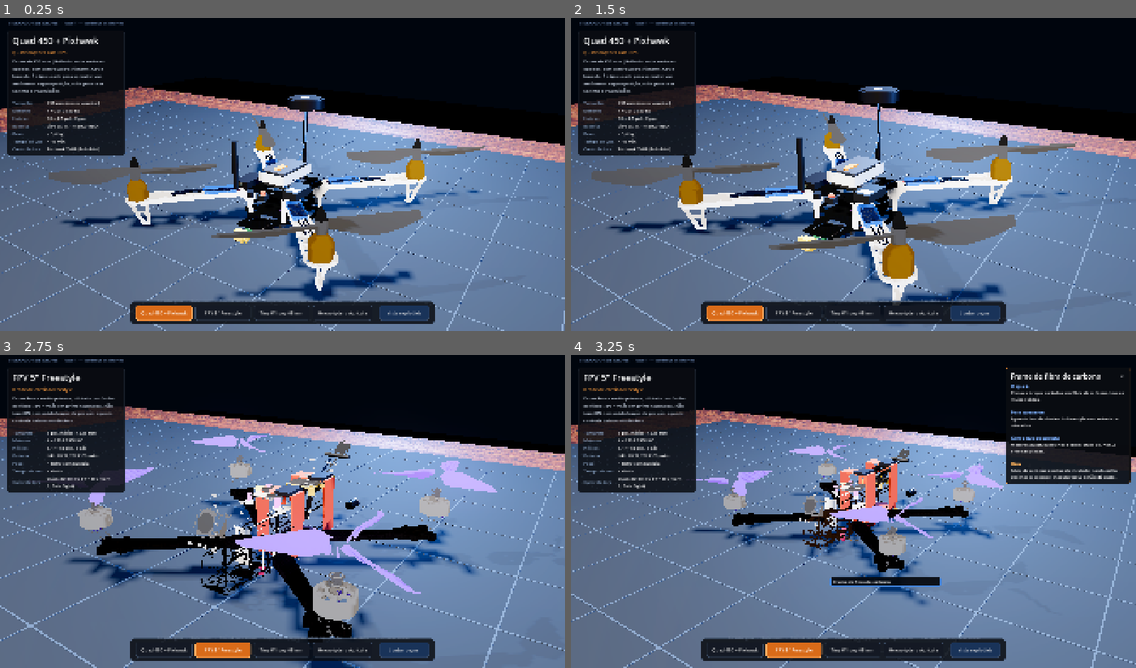
Above: before the commit, frames 1-4 (two rows, left to right).
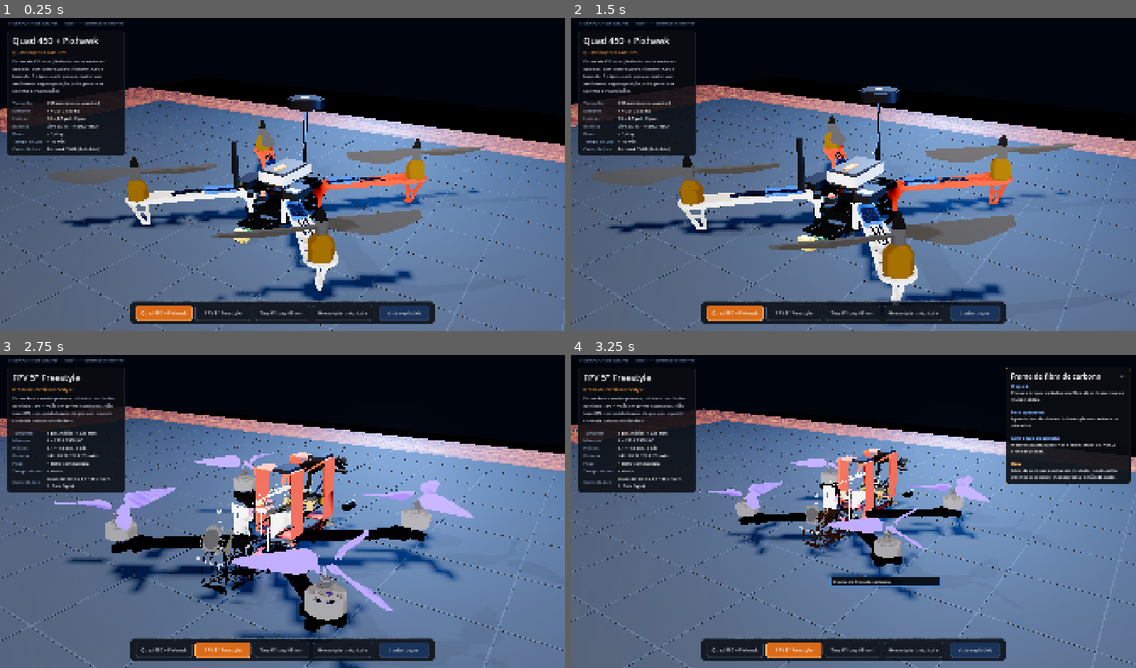
Above: after the commit, the same moments.

Repository: LeoOliveiraDev02/Simulador-Drone
Game: Godot game, scene res://cenas/bancada.tscn
The game is run twice, just before and just after one commit, with the same random seed, the same clock (stepped at 60 frames per second) and the same inputs.
Inputs (mouse positions are in pixels of both pictures, inside the frame that each line leads up to):
- Up to frame 1 (0.25 s): no input
- Up to frame 2 (1.5 s): tap Enter at 0.5 s; move the mouse to (977, 155) at 0.52 s; hold Right 0.53-1.28 s; tap E at 0.6, 1.35 s; click (977, 155) at 0.67 s; move the mouse to (740, 187) at 1.27 s; hold Left from 1.28 s (still down)
- Up to frame 3 (2.75 s): move the mouse to (339, 439) at 2.02 s; release Left at 2.03 s; hold Right from 2.03 s (still down); tap E at 2.1 s
- Up to frame 4 (3.25 s): keep holding Right; move the mouse to (825, 574) at 2.77 s; tap E at 2.85 s; click (825, 574) at 2.92 s

The runs differ from the first frame. In frame 1, 2.8% of the frame differs, in the area x 0-100%, y 26-100%; in frame 2, 3.6%; in frame 3, 17%, in the area x 0-100%, y 20-100%; in frame 4, 9.5%.

Commit message:
Fase 1: corrige whoop/hexa, braços da frente, explosão, ONDE-PARAMOS e rodar.bat
Co-Authored-By: Claude Opus 5.5 <noreply@anthropic.com>
Claude-Session: https://claude.ai/code/session_01KXSidqMD4rwD35Vf3VLrKP

Diff:
--- a/fase1/scripts/bancada.gd
+++ b/fase1/scripts/bancada.gd
@@ -190,11 +190,11 @@
 	kit.caixa(b, Vector3(L, esp, P), madeira, Vector3(0, ALTURA_BANCADA - esp / 2, 0))
 	# tapete de borracha escuro com marcações (onde o drone fica)
 	var tapete := StandardMaterial3D.new()
-	tapete.albedo_color = Color(0.045, 0.05, 0.055)
+	tapete.albedo_color = Color(0.022, 0.025, 0.028)
 	tapete.roughness = 0.85
 	kit.caixa(b, Vector3(1.9, 0.003, 1.15), tapete, Vector3(0, ALTURA_BANCADA + 0.0015, 0.0))
 	var linha := StandardMaterial3D.new()
-	linha.albedo_color = Color(0.16, 0.2, 0.26)
+	linha.albedo_color = Color(0.075, 0.09, 0.11)
 	linha.roughness = 0.8
 	for i in range(-9, 10):
 		kit.caixa(b, Vector3(0.0015, 0.0005, 1.12), linha, Vector3(i * 0.1, ALTURA_BANCADA + 0.0032, 0))
--- a/fase1/scripts/drones.gd
+++ b/fase1/scripts/drones.gd
@@ -81,7 +81,10 @@
 		var novo: Material = null
 		match chave:
 			"frame_carbono", "braco":
-				if id == "fpv5" or (id == "hexa_agro" and lum < 0.2):
+				if id == "quad450" and chave == "braco":
+					var frente := String(mi.name).begins_with("braco__1") or String(mi.name).begins_with("braco__4")
+					novo = kit.cor(Color(0.72, 0.06, 0.05) if frente else Color(0.9, 0.9, 0.88), 0.38, 0.0, 0.5)
+				elif id == "fpv5" or (id == "hexa_agro" and lum < 0.2):
 					novo = kit.carbono(320.0 if id == "fpv5" else 140.0)
 				elif id == "quad450":
 					novo = kit.cor(c, 0.38, 0.0, 0.5)
@@ -146,14 +149,14 @@
 		var chave: String = p.get_meta("peca")
 		var sobe := 0.0
 		match chave:
-			"helice": sobe = 0.55
-			"motor": sobe = 0.3
-			"gps", "gps_rtk", "pixhawk", "fc_stack", "placa_aio", "controladora_agro", "antena_vtx", "receptor", "telemetria", "camera_fpv", "vtx": sobe = 0.45
-			"bateria", "tanque", "bomba", "trem_pouso", "pdb", "esc_4em1": sobe = -0.35
+			"helice": sobe = 0.32
+			"motor": sobe = 0.16
+			"gps", "gps_rtk", "pixhawk", "fc_stack", "placa_aio", "controladora_agro", "antena_vtx", "receptor", "telemetria", "camera_fpv", "vtx": sobe = 0.28
+			"bateria", "tanque", "bomba", "trem_pouso", "pdb", "esc_4em1": sobe = -0.12
 			"frame", "frame_carbono", "frame_agro", "frame_dutos": sobe = 0.0
 			_: sobe = 0.15
 		var horiz := Vector3(d.x, 0, d.z)
-		var fator := 0.35 if chave in ["helice", "motor", "braco", "bico", "esc"] else 0.15
+		var fator := 0.18 if chave in ["helice", "motor", "braco", "bico", "esc"] else 0.08
 		p.set_meta("explodir", horiz * fator + Vector3(0, sobe * tam * 0.35, 0))
 
 
@@ -262,14 +265,20 @@
 func _completar_whoop(r: Node3D) -> void:
 	var placa := _aabb(_pecas(r, "placa_aio")[0])
 	var c := placa.get_center()
-	# motores 0702 embaixo de cada hélice
-	var helices := _pecas(r, "helice")
-	for h in helices:
-		var hb := _aabb(h)
-		var hc := hb.get_center()
-		var num := int(h.name.get_slice("__", 1)) if h.name.contains("__") else helices.find(h) + 1
-		var m := kit.motor(r, _rotulo("whoop65", "motor", helices.find(h) + 1), Vector3(hc.x, hb.position.y - 0.0105, hc.z), 0.0082, 0.0105, Color(0.75, 0.6, 0.15), helices.find(h) % 2 == 1)
-		m.set_meta("numero", num)
+	# o CAD traz as hélices como discos: troca por hélices de 3 pás em cima de cada motor
+	for h in _pecas(r, "helice"):
+		h.queue_free()
+		r.remove_child(h)
+	var motores := _pecas(r, "motor")
+	for i in motores.size():
+		var mb := _aabb(motores[i])
+		var mc := mb.get_center()
+		var ang := atan2(mc.x - c.x, -(mc.z - c.z))
+		var idx := int(posmod(ang, TAU) / (PI / 2.0))
+		motores[i].set_meta("rotulo", _rotulo("whoop65", "motor", idx + 1))
+		var cw := idx % 2 == 1
+		var mat := kit.cor(Color(0.85, 0.85, 0.82) if cw else Color(0.1, 0.1, 0.1), 0.45)
+		kit.helice(r, _rotulo("whoop65", "helice", idx + 1), Vector3(mc.x, mb.end.y + 0.0006, mc.z), 0.031, 0.022, 3, mat, cw, Vector3.ZERO, 0.2)
 	# placa AIO de verdade em cima da placa do CAD
 	var aio := kit.peca(r, "placa_aio", "Placa AIO (FC + ESC + receptor + VTX)")
 	aio.position = Vector3(c.x, placa.end.y + 0.0045, c.z)
--- a/fase1/scripts/kit.gd
+++ b/fase1/scripts/kit.gd
@@ -222,7 +222,6 @@
 		# tampas
 		_quad(st, d0 * r_int + Vector3(0, h, 0), d0 * r_ext + Vector3(0, h, 0), d1 * r_ext + Vector3(0, h, 0), d1 * r_int + Vector3(0, h, 0), Vector3.UP, Vector3.UP)
 		_quad(st, d1 * r_int + Vector3(0, -h, 0), d1 * r_ext + Vector3(0, -h, 0), d0 * r_ext + Vector3(0, -h, 0), d0 * r_int + Vector3(0, -h, 0), Vector3.DOWN, Vector3.DOWN)
-	st.generate_tangents()
 	return st.commit()
 
 
Binary file changed: fase1/modelos/hexa_agro.glb
Binary file changed: fase1/modelos/whoop65.glb
Not shown, added: fase1/rodar.bat
